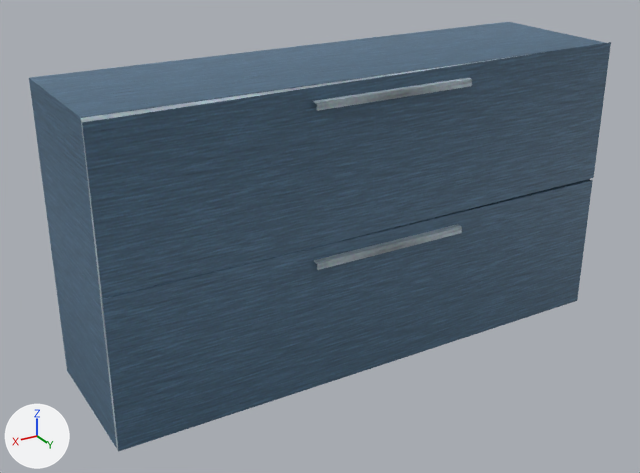
Two versions of the FBX model Assets/XanaBuilder Assets/Models/FUR/02_Modern Furniture/FUR0210060_RackSmall/FUR0210060.fbx, one commit apart.
Camera for both pictures: a 50 mm camera at (1.208, 1.887, 1.268) aimed at (0.073, -0.005, 0.322). The lights are fixed; the arrows at lower left show +X, +Y and +Z. Where no turn or scale is listed for an object, it has been applied to the vertices.

Names of what the first picture shows: 'smFUR0210060'.
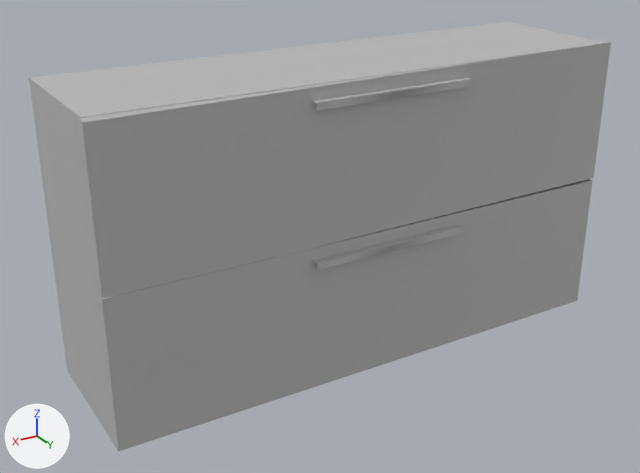
The change in detail:
In material 'mtFUR0210060_PlaceMode' (mat_mtfur0210060_placemode), texture is no longer img_txfur0210060_diffuse_png.
In material 'mtFUR0210060_PlaceMode' (mat_mtfur0210060_placemode), base_color is now set to (0.5, 0.5, 0.5), grey #bcbcbc.

Changed parts and their boxes [x1, y1, x2, y2] in the pictures (640 x 473 px):
'smFUR0210060', surface changed (blue to grey)
    both: [29, 22, 611, 451]
